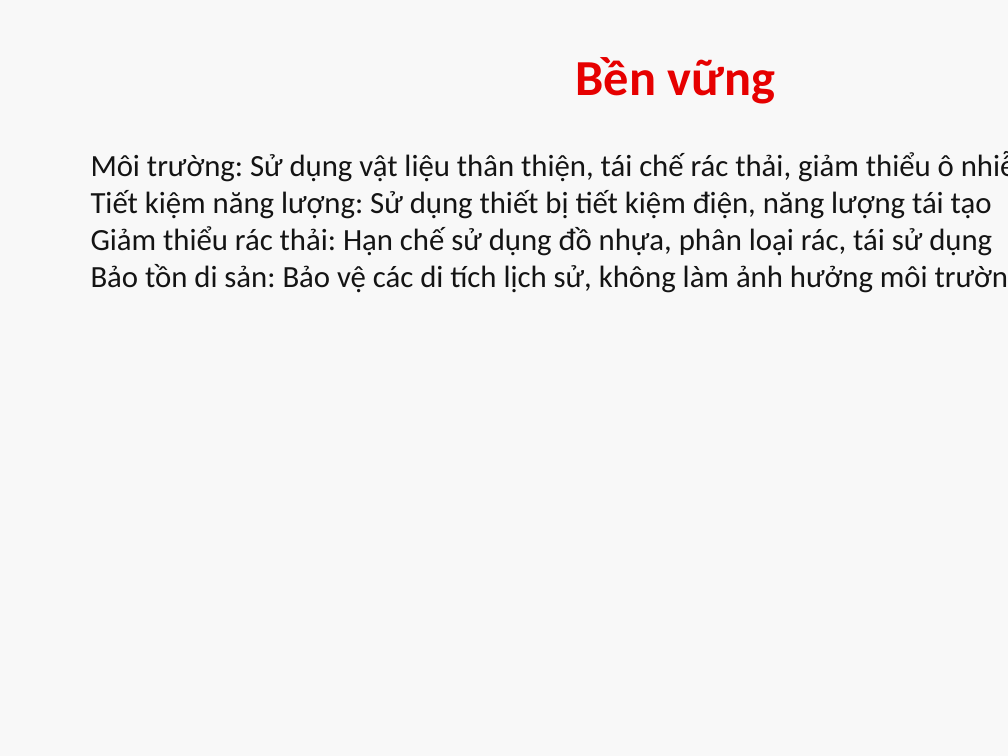
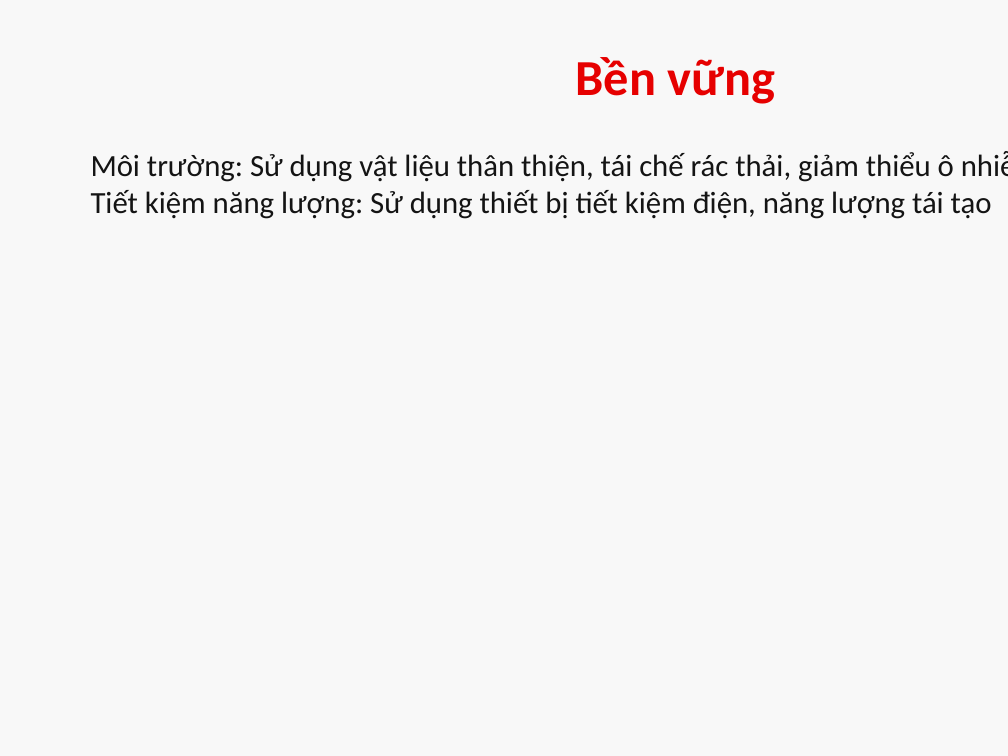
Before and after one commit to MedVietAI/practice, a slide deck: slide 13 of P6/event_plan/dist/plan_80nam_A90.pptx (slide 12 before the commit). Drawn at 1008x756 pixels with LibreOffice and Linux fonts; fonts in the diff are those of the drawing. Boxes give left, top, right and bottom in pixels: in the first picture for what was removed or moved away, otherwise in the second. Text is boxed around its words. In the diff, an @@ line names an element or a change of style, - is before the commit and + after.

```diff
--- a/P6/event_plan/dist/plan_80nam_A90.pptx
+++ b/P6/event_plan/dist/plan_80nam_A90.pptx
@@ text at box(91, 226, 992, 293): paragraphs removed @@
-Giảm thiểu rác thải: Hạn chế sử dụng đồ nhựa, phân loại rác, tái sử dụng
-Bảo tồn di sản: Bảo vệ các di tích lịch sử, không làm ảnh hưởng môi trường
```
Also in this commit, not shown: 12 other slides changed, 5 slides added, 3 slides removed, 16 other files.
